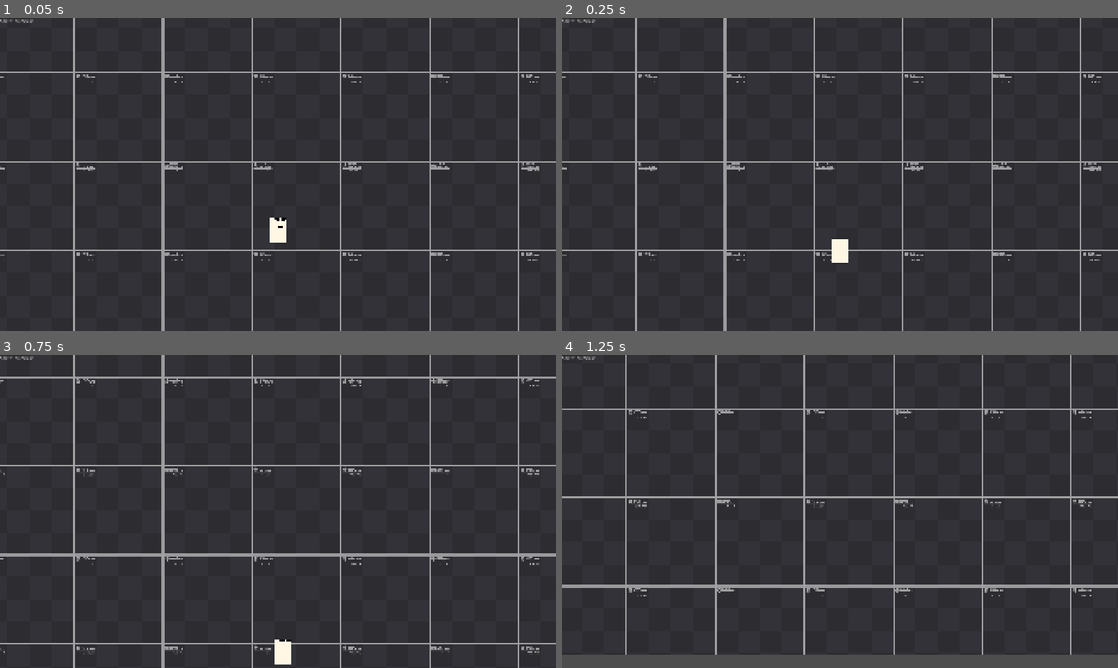
Above: before the commit, frames 1-4 (two rows, left to right).
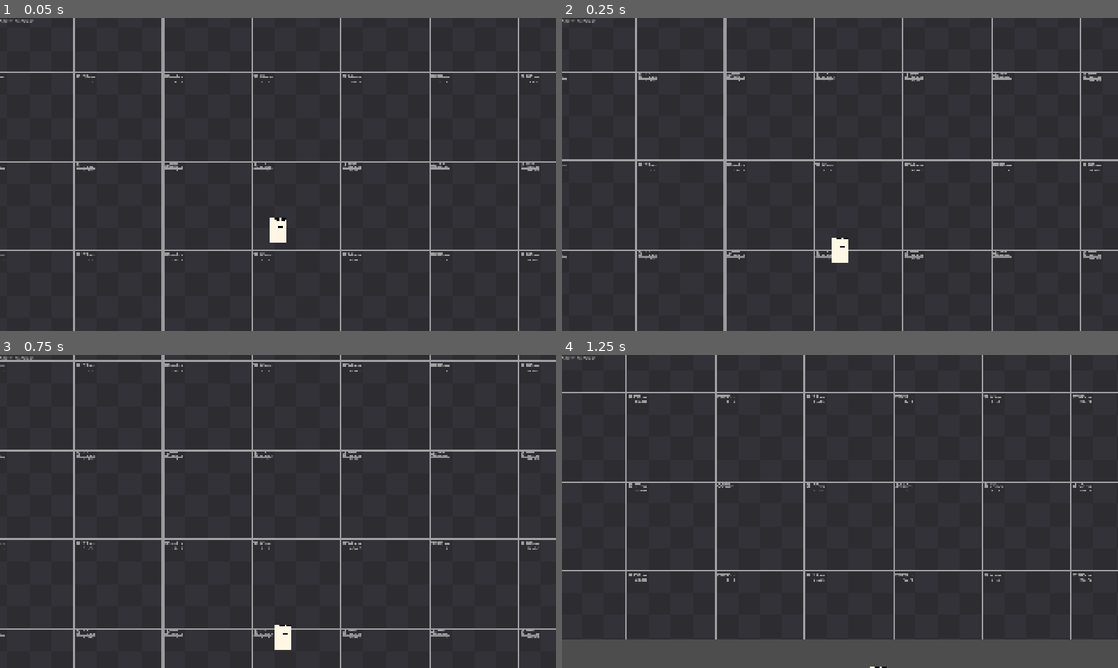
Above: after the commit, the same moments.

Repository: yasukawa426/2d-platformer-godot
Game: Godot game, scene res://scenes/main.tscn
The game is run twice, just before and just after one commit, with the same random seed, the same clock (stepped at 60 frames per second) and the same inputs.
Inputs (mouse positions are in pixels of both pictures, inside the frame that each line leads up to):
- Up to frame 1 (0.05 s): no input
- Up to frame 2 (0.25 s): no input
- Up to frame 3 (0.75 s): move the mouse to (400, 495) at 0.52 s; hold D (move_right) from 0.53 s (still down)
- Up to frame 4 (1.25 s): keep holding D (move_right); tap Space (jump) at 0.77 s

Frame 1 is identical in both runs. In frame 2, 2.1% of the frame differs, in the area x 0-100%, y 17-78%; in frame 3, 6.8%; in frame 4, 9.4%, in the area x 0-100%, y 11-100%.

Commit message:
feat: more camera adjustments

Diff:
--- a/scenes/player/player.tscn
+++ b/scenes/player/player.tscn
@@ -93,6 +93,7 @@
 drag_left_margin = 0.1
 drag_top_margin = 0.5
 drag_right_margin = 0.1
+drag_bottom_margin = 0.1
 editor_draw_drag_margin = true
 
 [node name="StateMachine" type="Node" parent="." unique_id=1175196843 node_paths=PackedStringArray("starting_state")]
